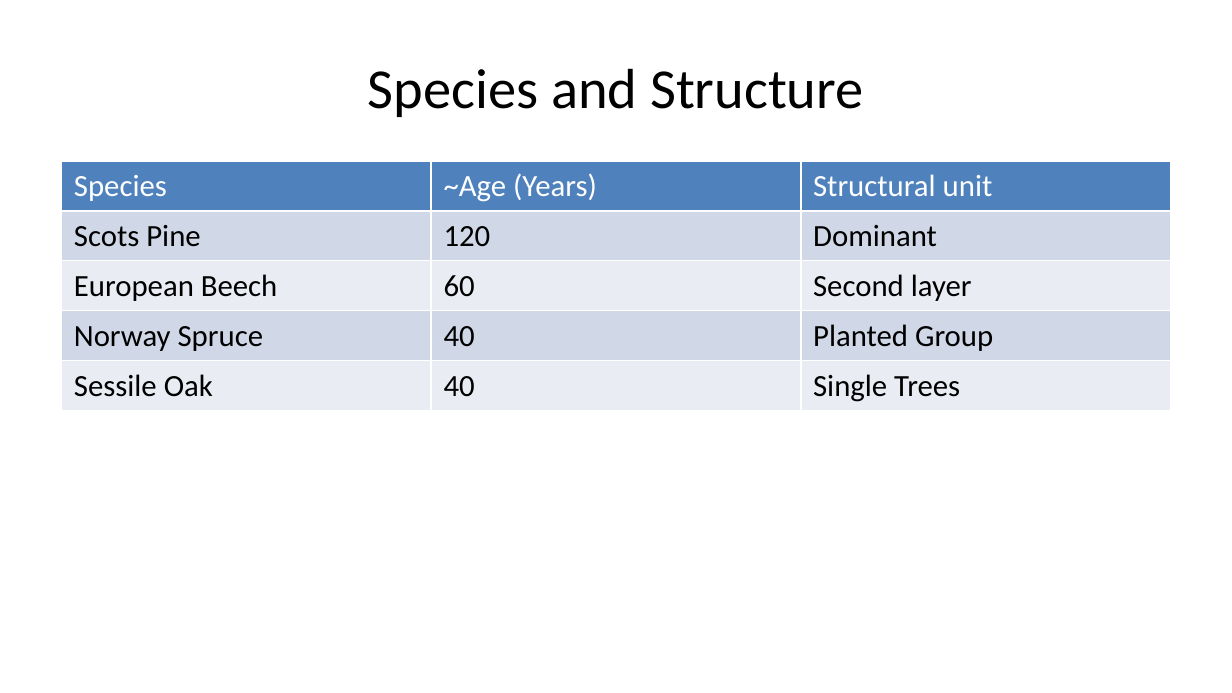
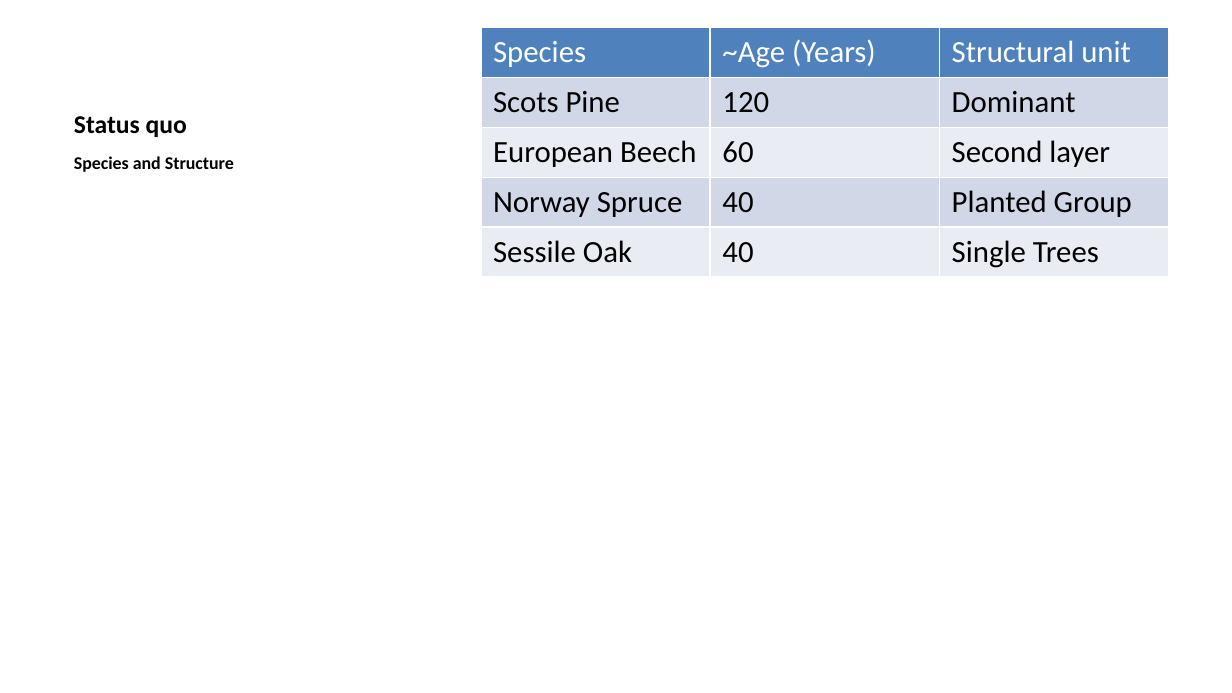
Before and after one commit to TyrannosauruSnacks/forest_management_2025, a slide deck: slide 4 of presentation.pptx (slide 3 before the commit). Drawn at 1232x693 pixels with LibreOffice and Linux fonts; fonts in the diff are those of the drawing. Boxes give left, top, right and bottom in pixels: in the first picture for what was removed or moved away, otherwise in the second. Text is boxed around its words. In the diff, an @@ line names an element or a change of style, - is before the commit and + after.

```diff
--- a/presentation.pptx
+++ b/presentation.pptx
@@ table: place and size @@
-table at [62,161,1170,618]
+table at [480,27,1168,617]
@@ title added at [74,116,187,137], 15 pt, text #000000, bold @@
+Status quo
@@ text "Species and Structure": place and size @@
-text "Species and Structure" at [368,68,863,117]
+text "Species and Structure" at [74,156,234,172]
@@ text "Species and Structure" at [74,156,234,172]: size 33 to 10.5 pt, bold on; alignment centre to left; more space between paragraphs; vertical alignment middle to top @@
```
Also in this commit, not shown: 9 other slides changed, 10 slides added, 4 slides removed, 6 other files.
